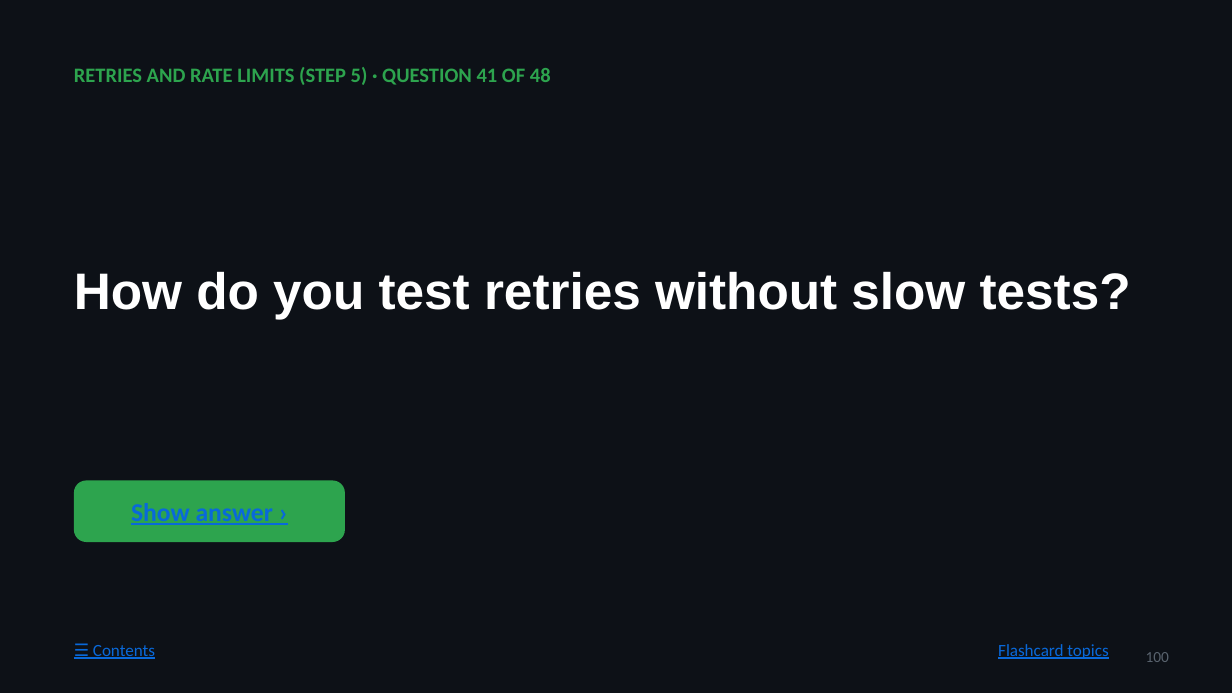
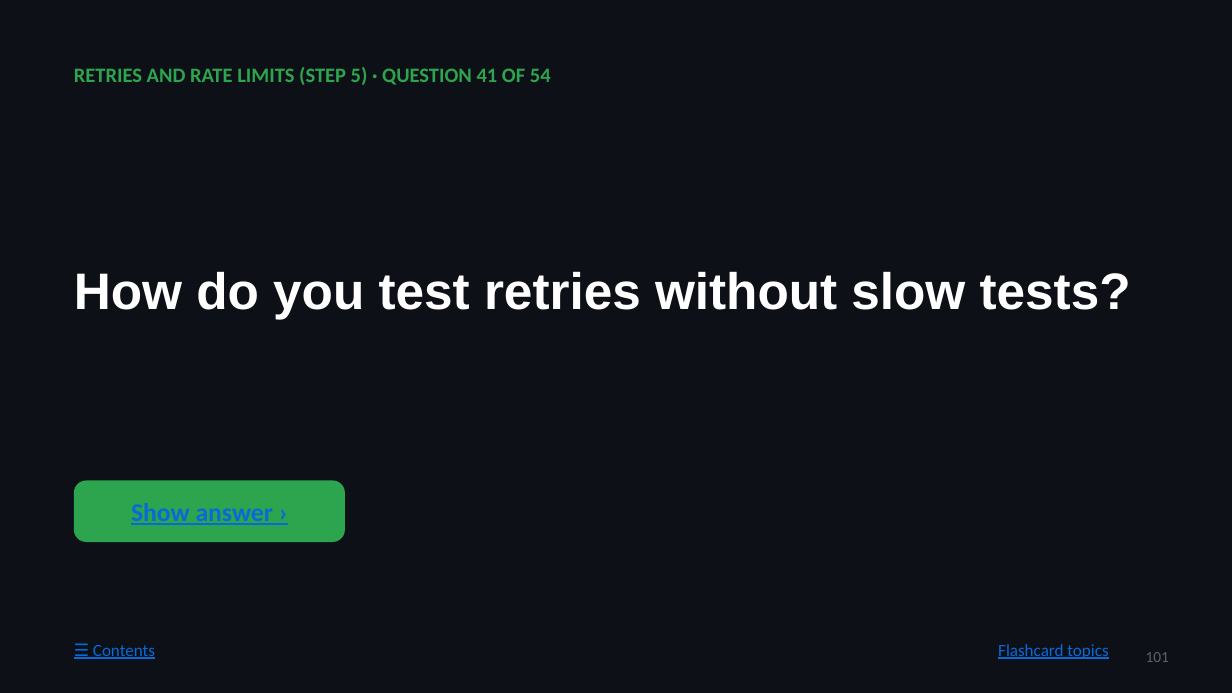
Before and after one commit to prasad976999/github-mcp-server, a slide deck: slide 101 of docs/STUDY-GUIDE.pptx (slide 100 before the commit). Drawn at 1232x693 pixels with LibreOffice and Linux fonts; fonts in the diff are those of the drawing. Boxes give left, top, right and bottom in pixels: in the first picture for what was removed or moved away, otherwise in the second. Text is boxed around its words. In the diff, an @@ line names an element or a change of style, - is before the commit and + after.

```diff
--- a/docs/STUDY-GUIDE.pptx
+++ b/docs/STUDY-GUIDE.pptx
@@ text at [74, 67, 551, 85]: text changed @@
-RETRIES AND RATE LIMITS (STEP 5) · QUESTION 41 OF 48
+RETRIES AND RATE LIMITS (STEP 5) · QUESTION 41 OF 54
@@ page number at [1146, 652, 1169, 662]: text changed @@
-100
+101
```
Also in this commit, not shown: 52 other slides changed, 13 slides added, 12 other files.
